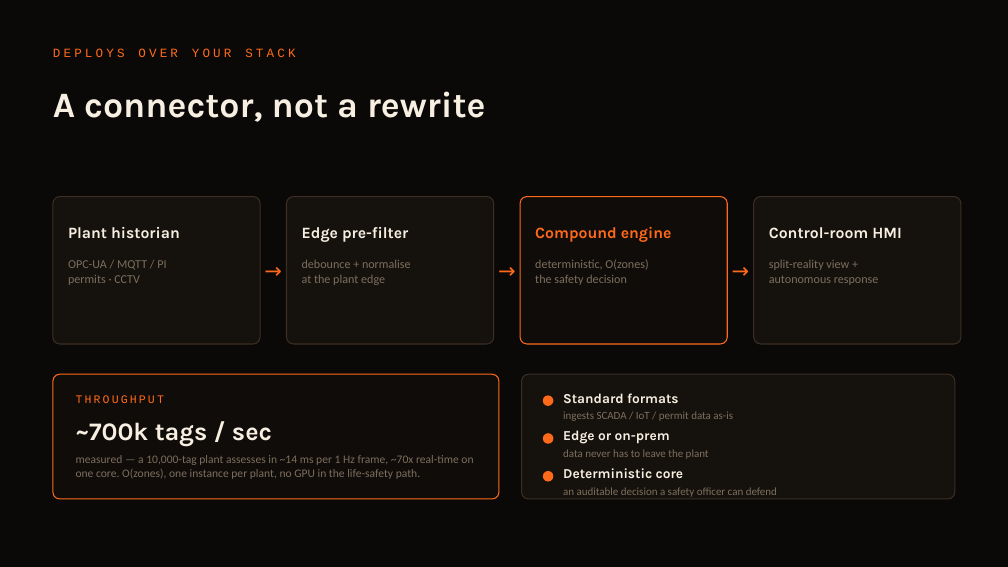
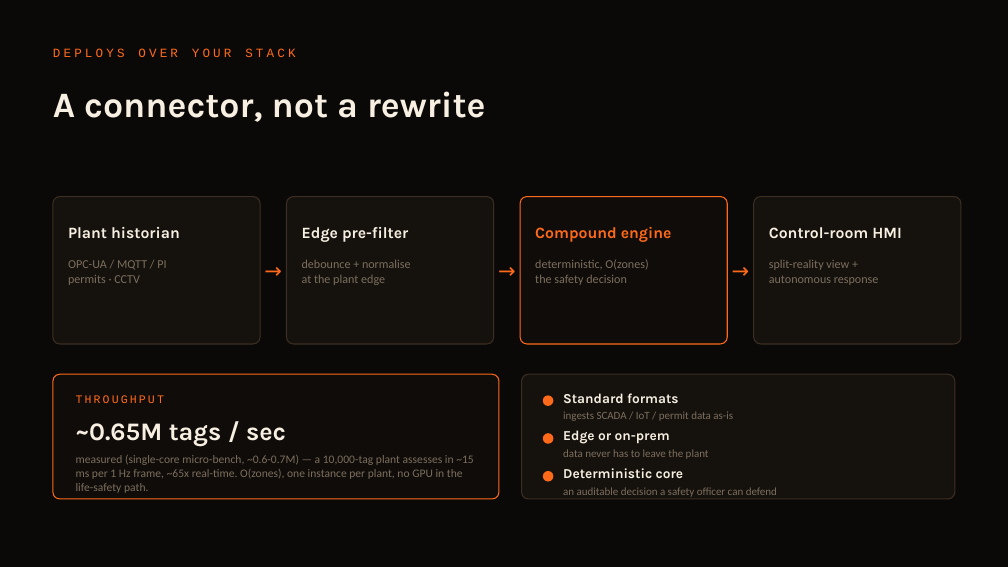
Before and after one commit to SaudSatopay/trinetra, a slide deck: slide 18 of docs/Trinetra_Deck.pptx. Drawn at 1008x567 pixels with LibreOffice and Linux fonts; fonts in the diff are those of the drawing. Boxes give left, top, right and bottom in pixels: in the first picture for what was removed or moved away, otherwise in the second. Text is boxed around its words. In the diff, an @@ line names an element or a change of style, - is before the commit and + after.

Commit message:
Sync docs and deck to the harder eval and honest numbers
- Benchmark count 28 -> 29 / 15 hard negatives across README, BACKTEST, deck, architecture,
  demo script and the generalization docstring, after adding the O2-dropout negative.
- Ablation corrected to the live run (single 73% false-alarm / 56% precision, gas-trend
  67% / 58%, compound 0% / 100%) - the doc carried a stale 71% / 67% from before the
  inerted negatives landed.
- "Real-incident replay - independent validation" -> "reconstructed from two real inquiries"
  in the README and BACKTEST headers; the body already said the gas channel is authored
  where no detector existed, so the header now matches.
- Throughput stated as a measured range (~0.6-0.7M tags/sec, single-core micro-benchmark)
  and made consistent between deck and README instead of two different point figures.
- Robustness documented as nine fault modes (adds the transient-O2 check); missing-CCTV
  moved to a footnote so the count is unambiguous. Documents the sustained-O2 deficiency
  gate (16% now / 19.5% OSHA a sample earlier) and the operator-asserted supplied-air
  limitation. Deck regenerated.

```diff
--- a/docs/Trinetra_Deck.pptx
+++ b/docs/Trinetra_Deck.pptx
@@ text at (x1=76, y1=423, x2=286, y2=447): text changed @@
-~700k tags / sec
+~0.65M tags / sec
@@ text at (x1=76, y1=455, x2=473, y2=493): text changed @@
-measured — a 10,000-tag plant assesses in ~14 ms per 1 Hz frame, ~70x real-time on one core. O(zones), one instance per plant, no GPU in the life-safety path.
+measured (single-core micro-bench, ~0.6-0.7M) — a 10,000-tag plant assesses in ~15 ms per 1 Hz frame, ~65x real-time. O(zones), one instance per plant, no GPU in the life-safety path.
```
Also in this commit, not shown: 1 other slide changed, 6 other files.
